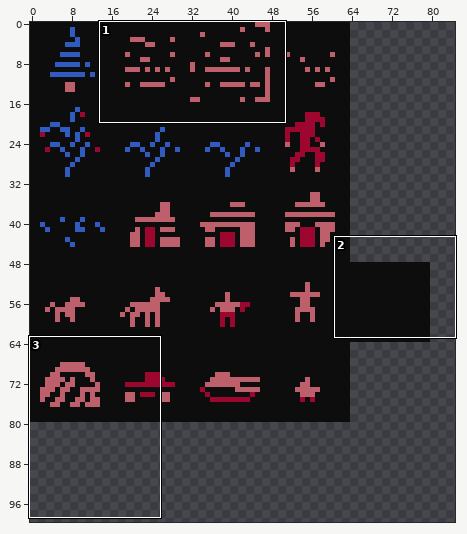
Edited in one commit: sprite sheet (assets/tile sets/btileset-export.png). Above: a wide view before the commit, with the close-up outlined.
Close-up. As it was:
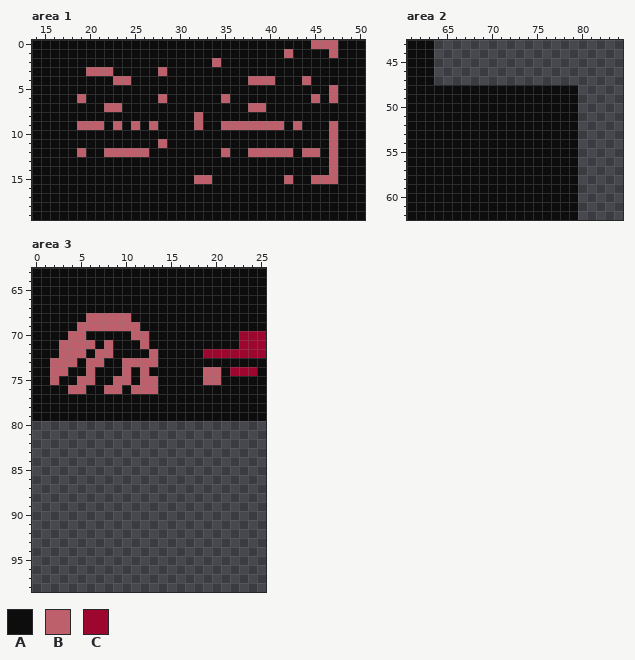
The file is 124x124 pixels. Shown: area 1: x 14..50, y 0..19; area 2: x 61..84, y 43..62; area 3: x 0..25, y 63..98. The wide view leaves out empty margins. The commit also changed other parts of the picture, which this record leaves out.
Palette (. is transparent): A #0d0d0d  B #be606b  C #9d072f
Pixels before, area 1, first column x 14:
 0 AAAAAAAAAAAAAAAAAAAAAAAAAAAAAAABBBAAA
 1 AAAAAAAAAAAAAAAAAAAAAAAAAAAABAAAABAAA
 2 AAAAAAAAAAAAAAAAAAAABAAAAAAAAAAAAAAAA
 3 AAAAAABBBAAAAABAAAAAAAAAAAAAAAAAAAAAA
 4 AAAAAAAAABBAAAAAAAAAAAAABBBAAABAAAAAA
 5 AAAAAAAAAAAAAAAAAAAAAAAAAAAAAAAAABAAA
 6 AAAAABAAAAAAAABAAAAAABAAAAAAAAABABAAA
 7 AAAAAAAABBAAAAAAAAAAAAAABBAAAAAAAAAAA
 8 AAAAAAAAAAAAAAAAAABAAAAAAAAAAAAAAAAAA
 9 AAAAABBBABABABAAAABAABBBBBBBABAAABAAA
10 AAAAAAAAAAAAAAAAAAAAAAAAAAAAAAAAABAAA
11 AAAAAAAAAAAAAABAAAAAAAAAAAAAAAAAABAAA
12 AAAAABAABBBBBAAAAAAAABAABBBBBABBABAAA
13 AAAAAAAAAAAAAAAAAAAAAAAAAAAAAAAAABAAA
14 AAAAAAAAAAAAAAAAAAAAAAAAAAAAAAAAABAAA
15 AAAAAAAAAAAAAAAAAABBAAAAAAAABAABBBAAA
16 AAAAAAAAAAAAAAAAAAAAAAAAAAAAAAAAAAAAA
17 AAAAAAAAAAAAAAAAAAAAAAAAAAAAAAAAAAAAA
18 AAAAAAAAAAAAAAAAAAAAAAAAAAAAAAAAAAAAA
19 AAAAAAAAAAAAAAAAAAAAAAAAAAAAAAAAAAAAA
Pixels before, area 2, first column x 61:
43 AAA................
44 AAA................
45 AAA................
46 AAA................
47 AAA................
48 AAAAAAAAAAAAAAAAAAA
49 AAAAAAAAAAAAAAAAAAA
50 AAAAAAAAAAAAAAAAAAA
51 AAAAAAAAAAAAAAAAAAA
52 AAAAAAAAAAAAAAAAAAA
53 AAAAAAAAAAAAAAAAAAA
54 AAAAAAAAAAAAAAAAAAA
55 AAAAAAAAAAAAAAAAAAA
56 AAAAAAAAAAAAAAAAAAA
57 AAAAAAAAAAAAAAAAAAA
58 AAAAAAAAAAAAAAAAAAA
59 AAAAAAAAAAAAAAAAAAA
60 AAAAAAAAAAAAAAAAAAA
61 AAAAAAAAAAAAAAAAAAA
62 AAAAAAAAAAAAAAAAAAA
Pixels before, area 3, first column x 0:
63 AAAAAAAAAAAAAAAAAAAAAAAAAA
64 AAAAAAAAAAAAAAAAAAAAAAAAAA
65 AAAAAAAAAAAAAAAAAAAAAAAAAA
66 AAAAAAAAAAAAAAAAAAAAAAAAAA
67 AAAAAAAAAAAAAAAAAAAAAAAAAA
68 AAAAAABBBBBAAAAAAAAAAAAAAA
69 AAAAABBBBBBBAAAAAAAAAAAAAA
70 AAAABBAAAAABBAAAAAAAAAACCC
71 AAABBBBABAAABAAAAAAAAAACCC
72 AAABBBABBAAAABAAAAACCCCCCC
73 AABBBABBAABBBBAAAAAAAAAAAA
74 AABBAABAAABABAAAAAABBACCCA
75 AABAABBAABBABBAAAAABBAAAAA
76 AAAABBAABBABBBAAAAAAAAAAAA
77 AAAAAAAAAAAAAAAAAAAAAAAAAA
78 AAAAAAAAAAAAAAAAAAAAAAAAAA
79 AAAAAAAAAAAAAAAAAAAAAAAAAA
After:
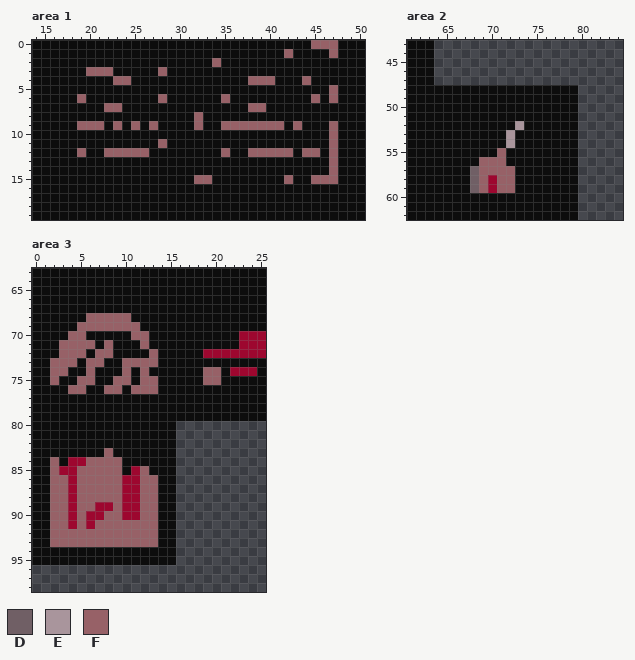
Colours new in this view: D #705f65  E #a9959c  F #976167
Difference:
Area 1:
The author changed colour B to colour F in row 0 at x 45 to 47; in row 1 at x 42 and 47; in row 2 at x 34; in row 3 at x 20 to 22 and 28; in row 4 at x 23 to 24, 38 to 40 and 44; in row 5 at x 47.
The author changed colour B to colour F in row 6 at x 19, 28, 35, 45 and 47; in row 7 at x 22 to 23 and 38 to 39; in row 8 at x 32; in row 9 at x 19 to 21, 23, 25, 27, 32, 35 to 41, 43 and 47; in row 10 at x 47; in row 11 at x 28 and 47.
The author changed colour B to colour F in row 12 at x 19, 22 to 26, 35, 38 to 42, 44 to 45 and 47; in rows 13 to 14 at x 47; in row 15 at x 32 to 33, 42 and 45 to 47.
Area 2:
The author changed colour A to colour C in rows 58 to 59 at x 70.
The author changed colour A to colour D in rows 57 to 59 at x 68.
The author changed colour A to colour E in row 52 at x 73; in rows 53 to 54 at x 72.
The author changed colour A to colour F in row 55 at x 71; in row 56 at x 69 to 71; in row 57 at x 69 to 72; in rows 58 to 59 at x 69 and 71 to 72.
Area 3:
Colour A now appears in rows 80 to 82 at x 0 to 15; in row 83 at x 0 to 7 and 9 to 15; in row 84 at x 0 to 1, 3 and 10 to 15; in row 85 at x 0 to 1, 10 and 13 to 15; in rows 86 to 93 at x 0 to 1 and 14 to 15; in rows 94 to 95 at x 0 to 15.
Colour C now appears in row 84 at x 4 to 5; in row 85 at x 3 to 4 and 11; in rows 86 to 88 at x 4 and 10 to 11; in row 89 at x 4, 7 to 8 and 10 to 11; in row 90 at x 4, 6 to 7 and 10 to 11; in row 91 at x 4 and 6.
Colour F now appears in row 83 at x 8; in row 84 at x 2 and 6 to 9; in row 85 at x 2, 5 to 9 and 12; in rows 86 to 88 at x 2 to 3, 5 to 9 and 12 to 13; in row 89 at x 2 to 3, 5 to 6, 9 and 12 to 13; in row 90 at x 2 to 3, 5, 8 to 9 and 12 to 13.
Colour F now appears in row 91 at x 2 to 3, 5 and 7 to 13; in rows 92 to 93 at x 2 to 13.
The author changed colour B to colour F in row 68 at x 6 to 10; in row 69 at x 5 to 11; in row 70 at x 4 to 5 and 11 to 12; in row 71 at x 3 to 6, 8 and 12; in row 72 at x 3 to 5, 7 to 8 and 13; in row 73 at x 2 to 4, 6 to 7 and 10 to 13.
The author changed colour B to colour F in row 74 at x 2 to 3, 6, 10, 12 and 19 to 20; in row 75 at x 2, 5 to 6, 9 to 10, 12 to 13 and 19 to 20; in row 76 at x 4 to 5, 8 to 9 and 11 to 13.
